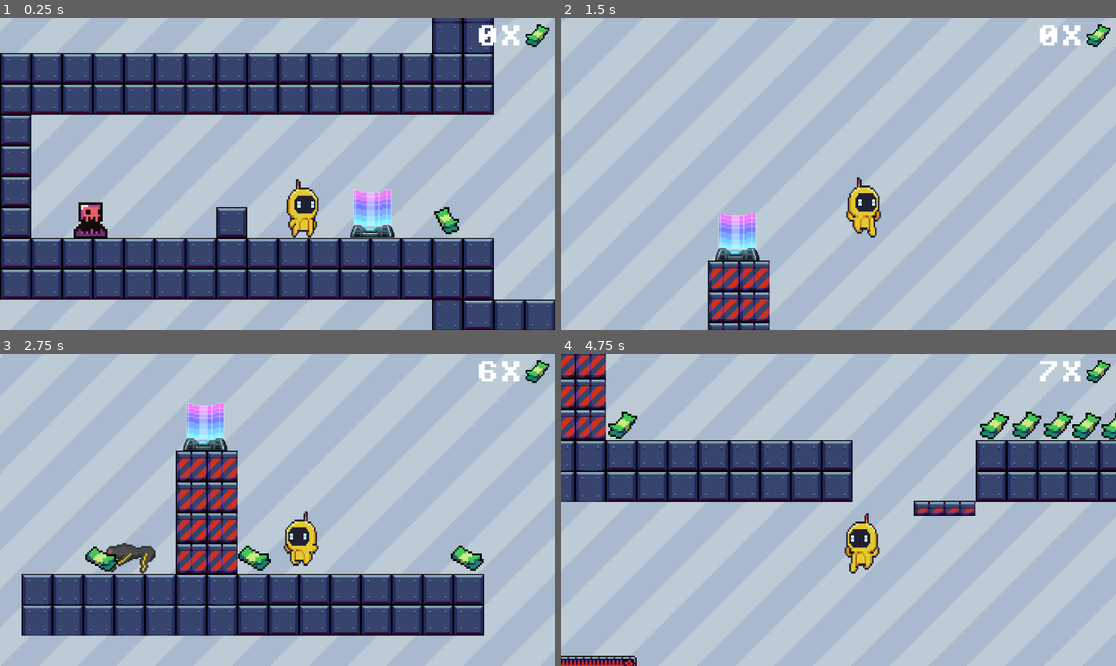
Above: before the commit, frames 1-4 (two rows, left to right).
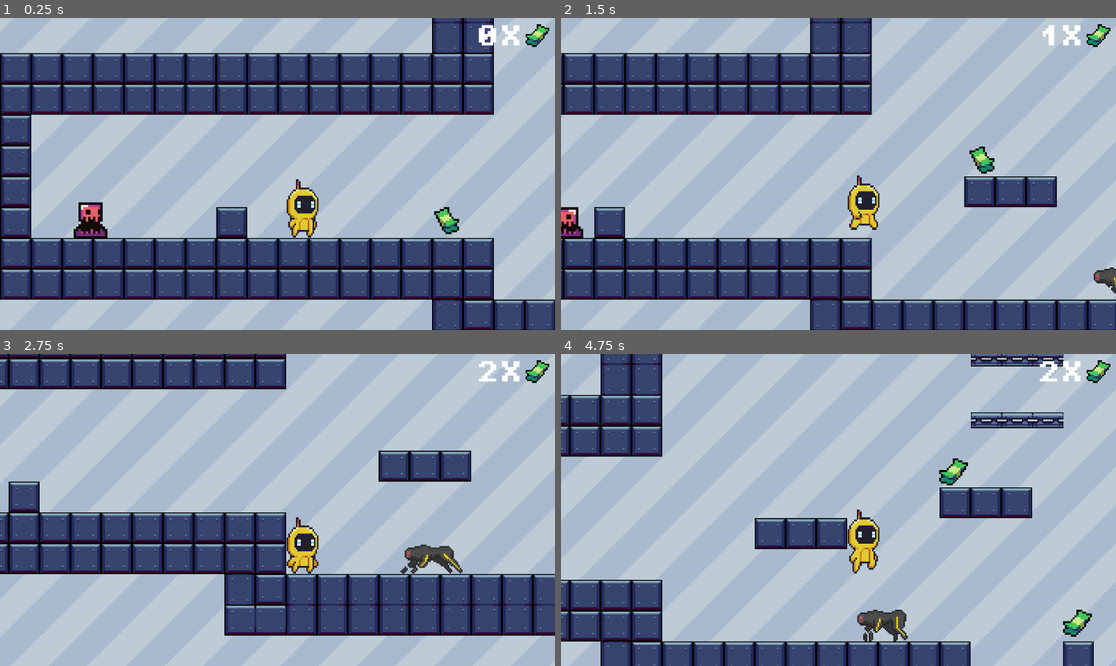
Above: after the commit, the same moments.

Repository: jmisidro/DDJD-PP
Game: Godot game, scene res://scenes/main.tscn
Same seed, same stepped clock (60 frames per second), same inputs: the game is played once before the commit and once after it.
Inputs:
- Up to frame 1 (0.25 s): no input
- Up to frame 2 (1.5 s): hold Right (right) from 0.53 s (still down); tap E (interact, bound only after the commit) at 0.6, 1.35 s; tap Space (jump) at 0.77 s
- Up to frame 3 (2.75 s): tap Space (jump) at 1.52 s; release Right (right) at 2.03 s; hold Left (left) from 2.03 s (still down); tap E (interact, bound only after the commit) at 2.1 s
- Up to frame 4 (4.75 s): release Left (left) at 2.78 s; hold Right (right) 2.78-4.28 s; tap E (interact, bound only after the commit) at 2.85, 3.6, 4.35 s; tap Space (jump) at 3.02, 3.77, 4.52 s; hold Left (left) from 4.28 s (still down)

The runs differ from the first frame. In frame 1, 1.0% of the frame differs, in the area x 63-72%, y 55-71%; in frame 2, 34%; in frame 3, 37%, in the area x 0-100%, y 0-91%; in frame 4, 36%.

Commit message:
created chests

Diff:
--- a/artifact-odyssey/portal.gd
+++ b/artifact-odyssey/portal.gd
@@ -4,6 +4,5 @@
 @export var target_portal: Portal
 
 func _on_body_entered(body: Node2D) -> void:
-	print(body)
 	if (target_portal):
 		body.position = target_portal.position
--- a/artifact-odyssey/project.godot
+++ b/artifact-odyssey/project.godot
@@ -40,6 +40,11 @@
 , Object(InputEventKey,"resource_local_to_scene":false,"resource_name":"","device":-1,"window_id":0,"alt_pressed":false …(183 unchanged characters)…
 ]
 }
+interact={
+"deadzone": 0.5,
+"events": [Object(InputEventKey,"resource_local_to_scene":false,"resource_name":"","device":-1,"window_id":0,"alt_pressed":false,"shift_pressed":false,"ctrl_pressed":false,"meta_pressed":false,"pressed":false,"keycode":0,"physical_keycode":69,"key_label":0,"unicode":101,"location":0,"echo":false,"script":null)
+]
+}
 
 [layer_names]
 
--- /dev/null
+++ b/artifact-odyssey/scenes/chest.tscn
@@ -0,0 +1,112 @@
+[gd_scene load_steps=11 format=3 uid="uid://5fxiji5t7bdu"]
+
+[ext_resource type="Script" path="res://scripts/chest.gd" id="1_epn1v"]
+[ext_resource type="Texture2D" uid="uid://i3qoiv0uacrp" path="res://assets/objects/chests.png" id="1_tvema"]
+
+[sub_resource type="AtlasTexture" id="AtlasTexture_lmche"]
+atlas = ExtResource("1_tvema")
+region = Rect2(0, 0, 236, 235)
+
+[sub_resource type="AtlasTexture" id="AtlasTexture_8luv8"]
+atlas = ExtResource("1_tvema")
+region = Rect2(236, 0, 236, 235)
+
+[sub_resource type="AtlasTexture" id="AtlasTexture_cbtqa"]
+atlas = ExtResource("1_tvema")
+region = Rect2(0, 470, 236, 235)
+
+[sub_resource type="AtlasTexture" id="AtlasTexture_1nirh"]
+atlas = ExtResource("1_tvema")
+region = Rect2(236, 470, 236, 235)
+
+[sub_resource type="AtlasTexture" id="AtlasTexture_qqp1p"]
+atlas = ExtResource("1_tvema")
+region = Rect2(0, 235, 236, 235)
+
+[sub_resource type="AtlasTexture" id="AtlasTexture_unspf"]
+atlas = ExtResource("1_tvema")
+region = Rect2(236, 235, 236, 235)
+
+[sub_resource type="SpriteFrames" id="SpriteFrames_8elro"]
+animations = [{
+"frames": [{
+"duration": 1.0,
+"texture": SubResource("AtlasTexture_lmche")
+}],
+"loop": false,
+"name": &"blue",
+"speed": 5.0
+}, {
+"frames": [{
+"duration": 1.0,
+"texture": SubResource("AtlasTexture_lmche")
+}, {
+"duration": 1.0,
+"texture": SubResource("AtlasTexture_8luv8")
+}],
+"loop": false,
+"name": &"blue_open",
+"speed": 5.0
+}, {
+"frames": [{
+"duration": 1.0,
+"texture": SubResource("AtlasTexture_cbtqa")
+}],
+"loop": false,
+"name": &"green",
+"speed": 5.0
+}, {
+"frames": [{
+"duration": 1.0,
+"texture": SubResource("AtlasTexture_cbtqa")
+}, {
+"duration": 1.0,
+"texture": SubResource("AtlasTexture_1nirh")
+}],
+"loop": false,
+"name": &"green_open",
+"speed": 5.0
+}, {
+"frames": [{
+"duration": 1.0,
+"texture": SubResource("AtlasTexture_qqp1p")
+}],
+"loop": false,
+"name": &"red",
+"speed": 5.0
+}, {
+"frames": [{
+"duration": 1.0,
+"texture": SubResource("AtlasTexture_qqp1p")
+}, {
+"duration": 1.0,
+"texture": SubResource("AtlasTexture_unspf")
+}],
+"loop": false,
+"name": &"red_open",
+"speed": 5.0
+}]
+
+[sub_resource type="CircleShape2D" id="CircleShape2D_cspq5"]
+radius = 52.0
+
+[node name="Chest" type="Area2D"]
+script = ExtResource("1_epn1v")
+
+[node name="AnimatedSprite2D" type="AnimatedSprite2D" parent="."]
+texture_filter = 1
+position = Vector2(55.9836, 56.0706)
+scale = Vector2(0.459525, 0.458974)
+sprite_frames = SubResource("SpriteFrames_8elro")
+animation = &"blue_open"
+autoplay = "blue"
+frame = 1
+frame_progress = 1.0
+
+[node name="CollisionShape2D" type="CollisionShape2D" parent="."]
+texture_filter = 1
+position = Vector2(50, 65)
+shape = SubResource("CircleShape2D_cspq5")
+
+[connection signal="body_entered" from="." to="." method="_on_body_entered"]
+[connection signal="body_exited" from="." to="." method="_on_body_exited"]
--- a/artifact-odyssey/scenes/main.tscn
+++ b/artifact-odyssey/scenes/main.tscn
@@ -20,6 +20,7 @@
 [ext_resource type="Script" path="res://killzone.gd" id="18_mtery"]
 [ext_resource type="PackedScene" uid="uid://ch5cjyndugxdb" path="res://scenes/robo_dog.tscn" id="19_sseh7"]
 [ext_resource type="PackedScene" uid="uid://bnp3rxl8qykgo" path="res://scenes/portal.tscn" id="20_sdjds"]
+[ext_resource type="PackedScene" uid="uid://5fxiji5t7bdu" path="res://scenes/chest.tscn" id="21_82vw8"]
 
 [sub_resource type="TileSetAtlasSource" id="TileSetAtlasSource_n3cq3"]
 texture = ExtResource("6_58qq1")
@@ -625,7 +626,7 @@
 
 [node name="Money10" parent="MoneyPickUps" instance=ExtResource("12_3k8n4")]
 texture_filter = 1
-position = Vector2(680, -353)
+position = Vector2(721, -357)
 scale = Vector2(4, 4)
 
 [node name="Money11" parent="MoneyPickUps" instance=ExtResource("12_3k8n4")]
@@ -837,10 +838,14 @@
 position = Vector2(1888, 145)
 
 [node name="Portal" parent="." node_paths=PackedStringArray("target_portal") instance=ExtResource("20_sdjds")]
-position = Vector2(204, 210)
+position = Vector2(571, -428)
 collision_mask = 2
 target_portal = NodePath("../Portal2")
 
 [node name="Portal2" parent="." instance=ExtResource("20_sdjds")]
 position = Vector2(1797, -685)
 collision_mask = 2
+
+[node name="Chest" parent="." instance=ExtResource("21_82vw8")]
+position = Vector2(3530, 300)
+collision_mask = 2
--- /dev/null
+++ b/artifact-odyssey/scripts/chest.gd
@@ -0,0 +1,56 @@
+extends Node2D
+
+@export var is_locked: bool = false
+@export var cost: int = 5
+@export var has_treasure: bool = true
+@export var color: String = "blue"
+@onready var animated_sprite_2d: AnimatedSprite2D = $AnimatedSprite2D
+
+signal chest_opened
+
+var is_open: bool = false
+var player_near: bool = false
+
+func _ready() -> void:
+	if color == "red":
+		animated_sprite_2d.animation = "red"
+	elif color == "green":
+		animated_sprite_2d.animation = "green"
+	else:
+		animated_sprite_2d.animation = "blue"
+
+func open():
+	if is_open:
+		return
+
+	if is_locked:
+		print("The chest is locked!")
+		return
+
+	if animated_sprite_2d.animation == "blue":
+		animated_sprite_2d.animation = "blue_open"
+	elif animated_sprite_2d.animation == "green":
+		animated_sprite_2d.animation = "green_open"
+	else:
+		animated_sprite_2d.animation = "red_open"
+
+	animated_sprite_2d.play()
+
+	is_open = true
+	emit_signal("chest_opened")
+	if has_treasure:
+		print("You found a treasure!")
+
+func _process(delta):
+	if player_near and Input.is_action_just_pressed("interact"):
+		open()
+
+
+func _on_body_entered(body: Node2D) -> void:
+	if body.name == "Player":
+		player_near = true
+
+
+func _on_body_exited(body: Node2D) -> void:
+	if body.name == "Player":
+		player_near = false
Binary file added: artifact-odyssey/assets/objects/chests.png
Not shown, added: artifact-odyssey/assets/objects/chests.png.import
Not shown: 1 places in artifact-odyssey/scenes/main.tscn that only renumber resources
